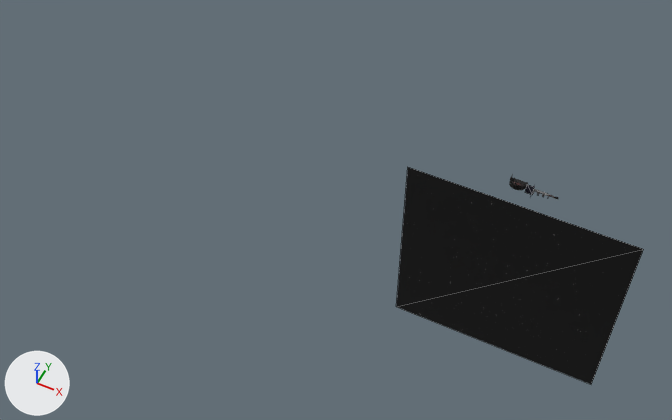
Before and after pictures for a commit that changed the glTF model escada.glb.
Rendered twice from a camera (50 mm lens) standing at (332.0, -2181.0, 2259.0) and looking at (-612.0, -292.0, -102.0). Lighting does not change. The marker at lower left points along +X, +Y and +Z. Mesh edges are drawn as thin lines on the coarser meshes. Where no turn or scale is listed for an object, it has been applied to the vertices.
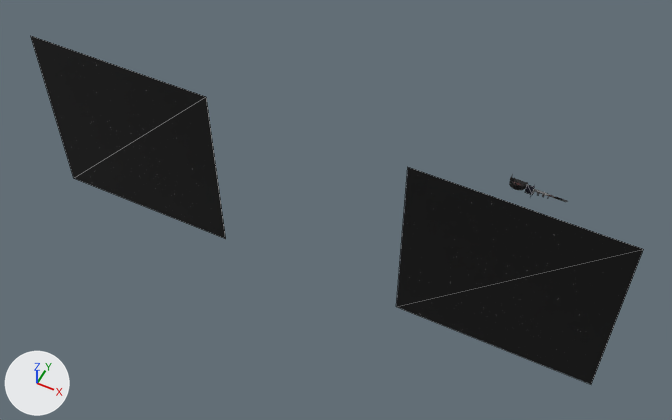
Where the change shows, as pixel boxes (x1, y1, x2, y2) in the pictures (672 x 420 px):
'Plane.005', added (black): after (31, 36, 226, 239)

Edits to the bpy script that builds the scene:
```text
Add ob_plane_005:
    ob_plane_005 = bpy.data.objects.new('Plane.005', me_plane_020.copy())  # the mesh of ob_plane
    ob_plane_005.location = (-1345.0, -406.0, 0.0)
```
